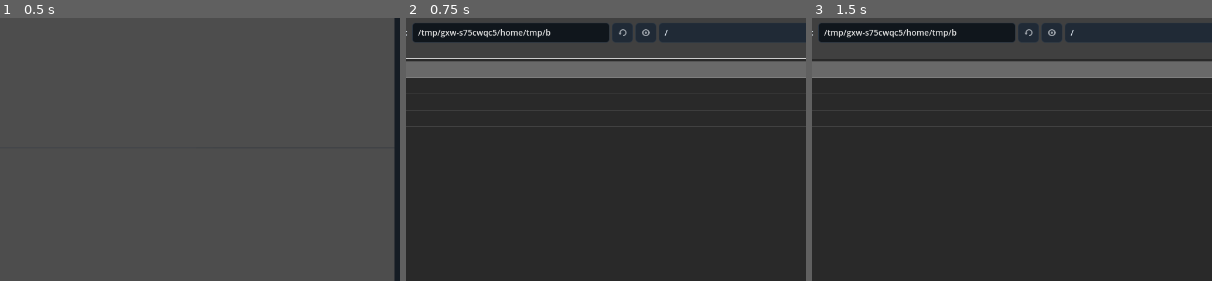
Above: before the commit, frames 1-3 (left to right).
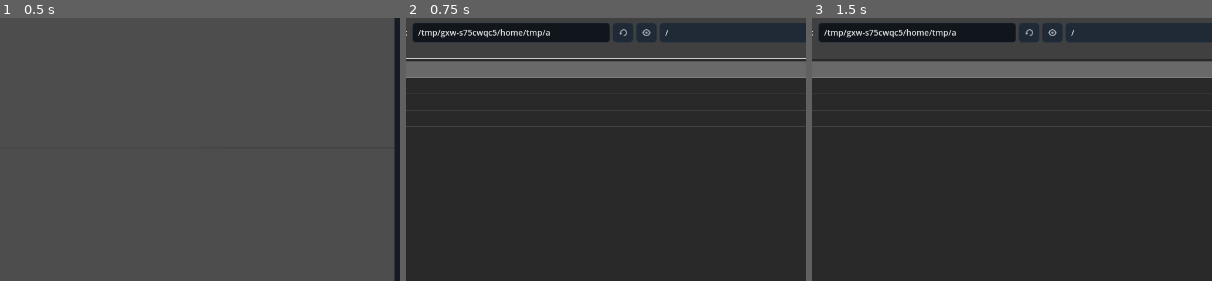
Above: after the commit, the same moments.

Repository: Onnevan/Kabuki
Game: Godot game, scene res://editor/main.tscn
The game is run twice, just before and just after one commit, with the same random seed, the same clock (stepped at 60 frames per second) and the same inputs.
Inputs (mouse positions are % of the whole screen's width and height, from its top left):
- Up to frame 1 (0.5 s): no input
- Up to frame 2 (0.75 s): click "＋ IMPORT" at 0.5 s
- Up to frame 3 (1.5 s): click (37, 77) at 1.27 s; type "12" at 1.35 s
The pictures show only the part of the screen within x 27-77%, y 15-65%; the shares and areas given below are measured in that part.

Frame 1 is identical in both runs. In frame 2, 0.1% of the frame differs, in the area x 35-66%, y 3-8%; in frame 3, 0.1%.

Commit message:
Add sculpt mode controls to Drawing workspace

Diff:
--- a/editor/main.tscn
+++ b/editor/main.tscn
@@ -151,6 +151,17 @@
 [node name="Bitmap" type="Button" parent="DrawingBar"]
 unique_name_in_owner=true
 text="BITMAP"
+[node name="Sculpt" type="Button" parent="DrawingBar"]
+unique_name_in_owner=true
+text="SCULPT"
+[node name="SculptStrength" type="HSlider" parent="DrawingBar"]
+unique_name_in_owner=true
+custom_minimum_size=Vector2(90,0)
+min_value=-0.08
+max_value=0.08
+step=0.002
+value=0.025
+tooltip_text="Depth sculpt strength. Negative values pull toward the camera."
 [node name="BrushSize" type="HSlider" parent="DrawingBar"]
 unique_name_in_owner=true
 custom_minimum_size=Vector2(150,0)
@@ -579,3 +590,5 @@
 
 [connection signal="toggled" from="DrawingBar/Fill" to="." method="_on_fill_toggled"]
 [connection signal="pressed" from="DrawingBar/NewDrawing" to="." method="_on_new_drawing_pressed"]
+
+[connection signal="pressed" from="DrawingBar/Sculpt" to="." method="_on_draw_sculpt_pressed"]
